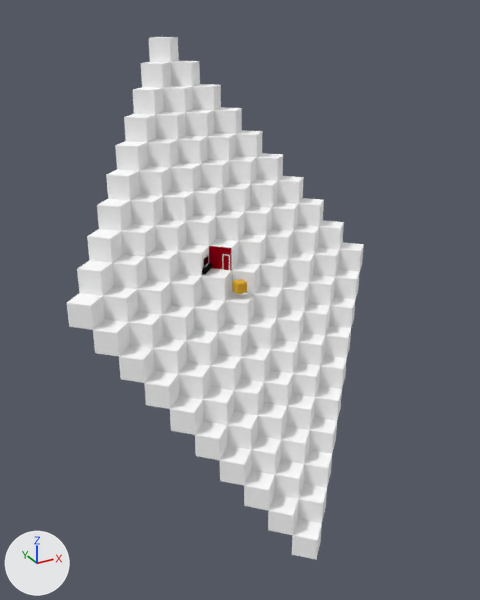
Before and after pictures for a commit that changed the Blender file design/cubes_mesh_simple.blend.
Rendered twice from a 50 mm lens placed at (-13.8, -25.1, 11.9), pointed at (0.1, 0.2, -0.8). Lighting does not change. The marker at lower left points along +X, +Y and +Z.

Objects in the first picture: 'Center', 'Center.001', 'Center.002', 'Cube', 'Plane'.
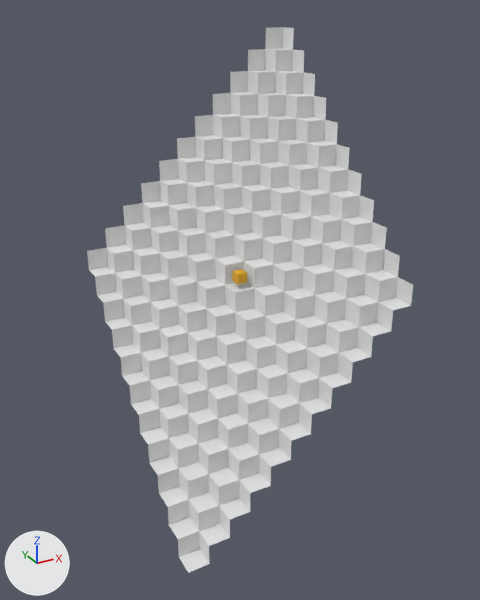
Changed parts and their boxes (x1, y1, x2, y2) in the pictures (480 x 600 px):
'CubeGenerator.001', added
    after: (87, 27, 413, 573)
'Plane', deleted
    before: (67, 37, 364, 560)
'Center', deleted
    before: (185, 217, 305, 343)
'Center.001', deleted
    before: (201, 246, 232, 279)
    faces in mat_material_002 (red #920015): (209, 246, 232, 270)
    faces in mat_material: (201, 246, 231, 279)
'Center.002', deleted
    before: (225, 270, 254, 304)
'Cube', moved
    before: (232, 279, 247, 295)
    after: (232, 269, 247, 285)

The edits, one by one:
Mesh me_plane_002_1 is new.
It has 407 vertices, 363 faces and spans x -5.5..5.5, y -5.5..5.5, z -10.5..10.5.
Object 'Plane' (ob_plane) is deleted.
Object 'Center' (ob_center) is deleted.
Object 'Center.001' (ob_center_001) is deleted.
Object 'Center.002' (ob_center_002) is deleted.
Object 'Cube' (ob_cube) moves from (0.0, 0.0, 0.0) to (0.0, 0.0, 0.5).
Object 'CubeGenerator.001' (ob_cubegenerator_001) is new; it shows me_plane_002_1.
Its location is (0.0, 0.0, 0.5).
